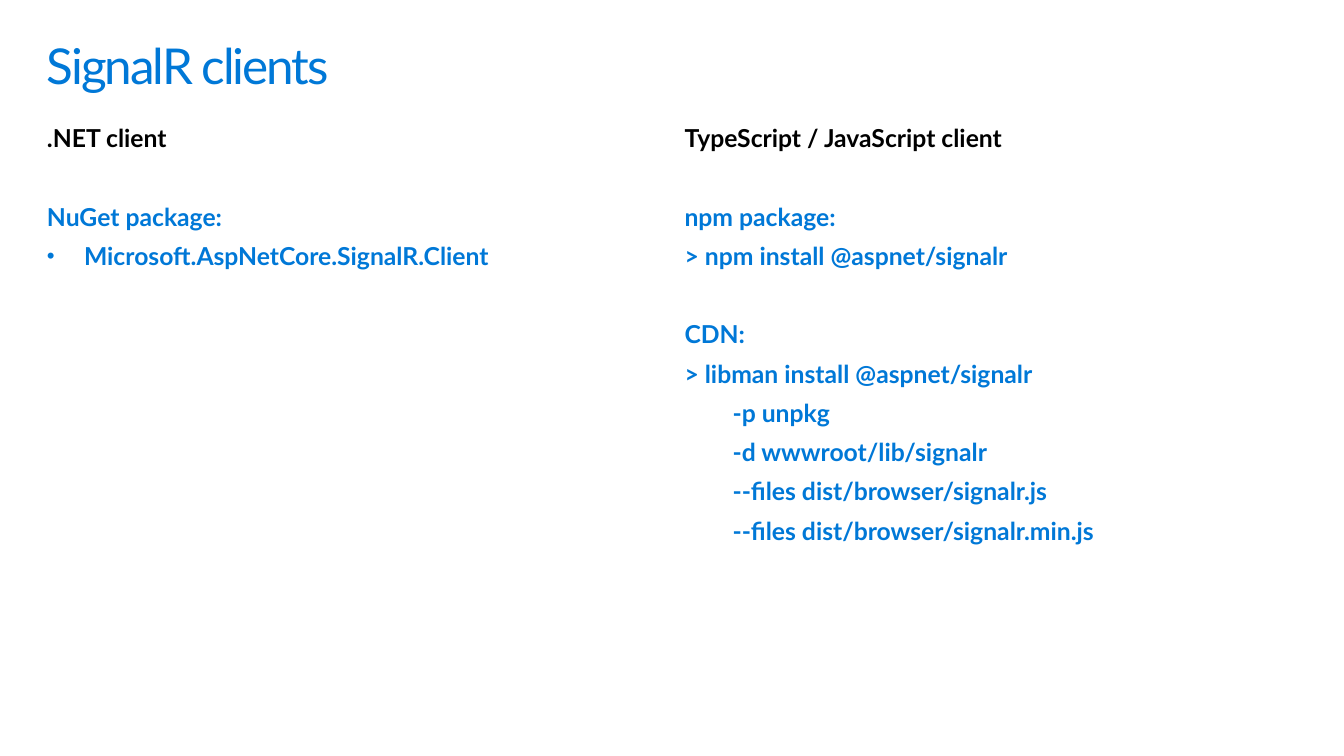
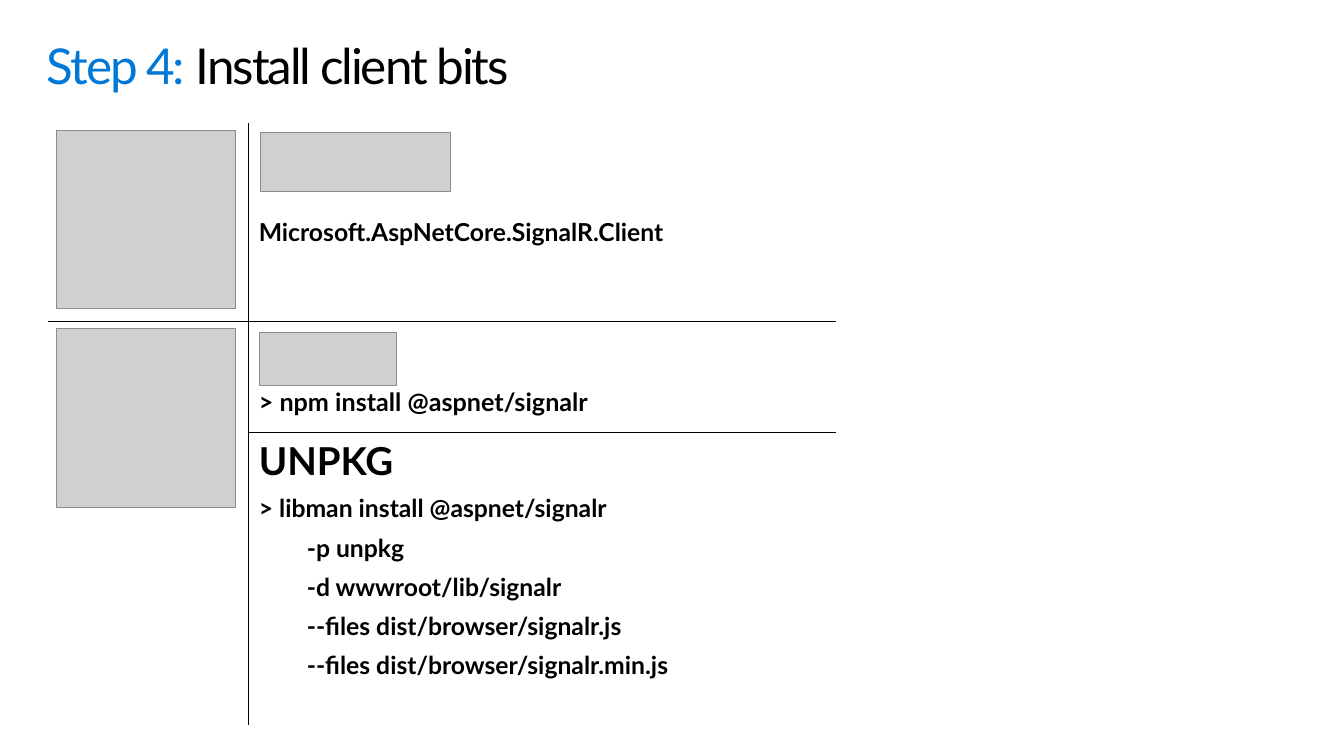
Before and after one commit to scottaddie/slide-decks, a slide deck: slide 10 of Building the Real-time Web with SignalR.pptx (slide 7 before the commit). Drawn at 1344x756 pixels with LibreOffice and Linux fonts; fonts in the diff are those of the drawing; grey boxes stand for pictures; background and template pictures are left out. Boxes give left, top, right and bottom in pixels: in the first picture for what was removed or moved away, otherwise in the second. Text is boxed around its words. In the diff, an @@ line names an element or a change of style, - is before the commit and + after.

Commit message:
Edits to SignalR slides

```diff
--- a/Building the Real-time Web with SignalR.pptx
+++ b/Building the Real-time Web with SignalR.pptx
@@ title at <box>47,47,508,93</box>: text changed; text colour #0078D7 to #000000 @@
-SignalR clients
+Step 4: Install client bits
@@ text removed at <box>47,128,489,270</box> @@
-.NET client
-NuGet package:
-• Microsoft.AspNetCore.SignalR.Client
@@ table added at <box>47,123,835,724</box>, 3 rows, 2 columns @@
+ | Microsoft.AspNetCore.SignalR.Client
+ | > npm install @aspnet/signalr
+ | UNPKG / > libman install @aspnet/signalr / -p unpkg / -d wwwroot/lib/signalr / --files dist/browser/signalr.js / --files dist/browser/signalr.min.js
@@ picture added at <box>56,130,235,309</box> @@
@@ picture added at <box>261,132,451,191</box> @@
@@ text removed at <box>685,128,1094,545</box> @@
-TypeScript / JavaScript client
-npm package:
-> npm install @aspnet/signalr
-CDN:
-> libman install @aspnet/signalr
--p unpkg
--d wwwroot/lib/signalr
---files dist/browser/signalr.js
---files dist/browser/signalr.min.js
@@ picture added at <box>56,328,235,507</box> @@
@@ picture added at <box>259,332,396,385</box> @@
```
Also in this commit, not shown: 5 other slides changed, 5 slides added.
